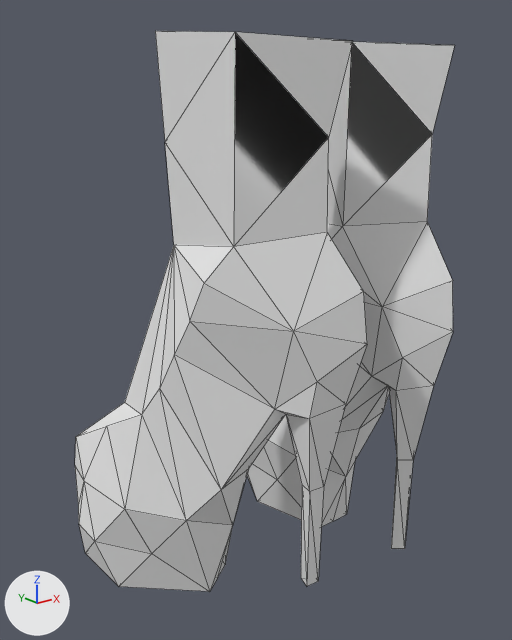
Renders of the FBX model Assets/Models/heels.fbx from each side of a commit.
Before and after are seen from a 50 mm lens placed at (-1.9, -1.87, 1.73), pointed at (-0.41, 0.0, 0.98). The axes (+X, +Y, +Z) are drawn at lower left. The lights are the same throughout. Mesh edges are drawn as thin lines. Where no turn or scale is listed for an object, it has been applied to the vertices.

Names of what the first picture shows: 'Boot', 'Boot.001'.
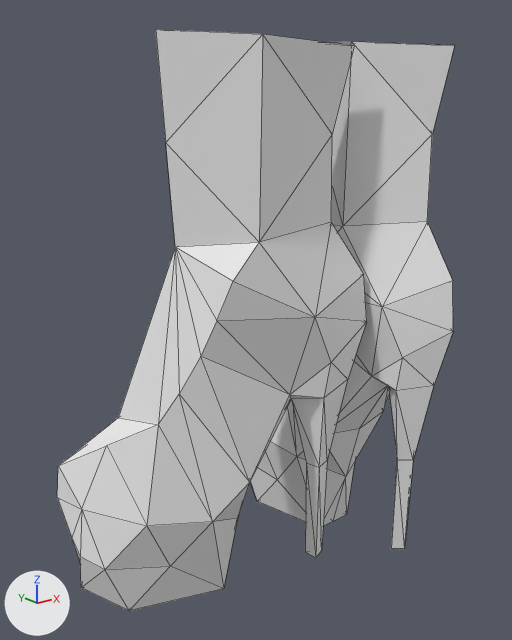
Commit message: Fixed heels model

Where the newer file only moved an object's origin or applied its transform, the numbers keep the older frame.

Location of each change, (x1, y1, x2, y2) in pixels of the pictures (512 x 640 px; the box of a moved part takes in the faces that stretch with it):
```json
{"object": "Boot.001", "change": "reshaped", "before": [75, 31, 367, 591], "after": [57, 29, 367, 611], "on screen": "6% wider"}
{"part": 1, "of": "me_plane_002", "change": "moved or reshaped", "before": [247, 43, 432, 549], "after": [250, 42, 432, 549]}
```

Edits to the scene script, one JSON object a line:
```json
{"block": "me_plane_003", "where": "me_plane_003.from_pydata(...)  # 74 vertices, 140 faces; spans x -0.38..0.3, y -0.44..0.47, z -0.01..1.92"}
{"block": "me_plane_003", "where": "# used by ob_boot_001; location = (-0.613, 0.0, 0.0)"}
{"block": "me_plane_003", "change": "me_plane_003 part 2: the loose piece of 73 vertices spanning x -0.38..0.3, y -0.44..0.47, z -0.01..1.92 is turned 24.6 degrees about the z axis through its middle, then moved by (0.02, -0.02, 0.0)"}
{"block": "me_plane_002", "where": "me_plane_002.from_pydata(...)  # 74 vertices, 140 faces; spans x -0.2..0.2, y -0.53..0.56, z -0.01..1.92"}
{"block": "me_plane_002", "where": "# used by ob_boot; location = (0.0, 0.0, 0.0)"}
{"block": "me_plane_002", "change": "me_plane_002 part 1"}
{"block": "me_plane_002", "change": "138 faces are deleted"}
{"block": "me_plane_002", "change": "138 new faces join them"}
```
